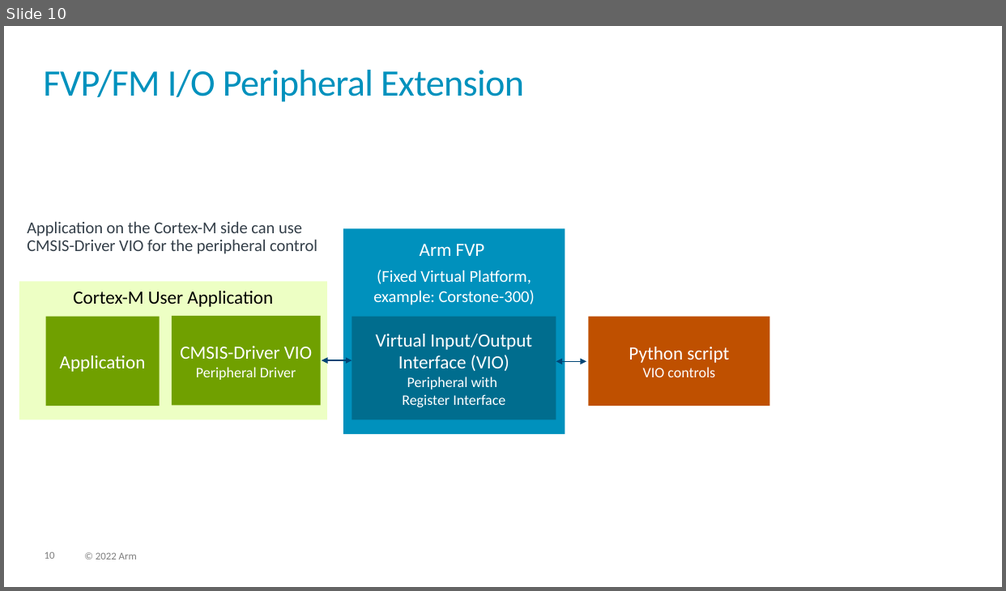
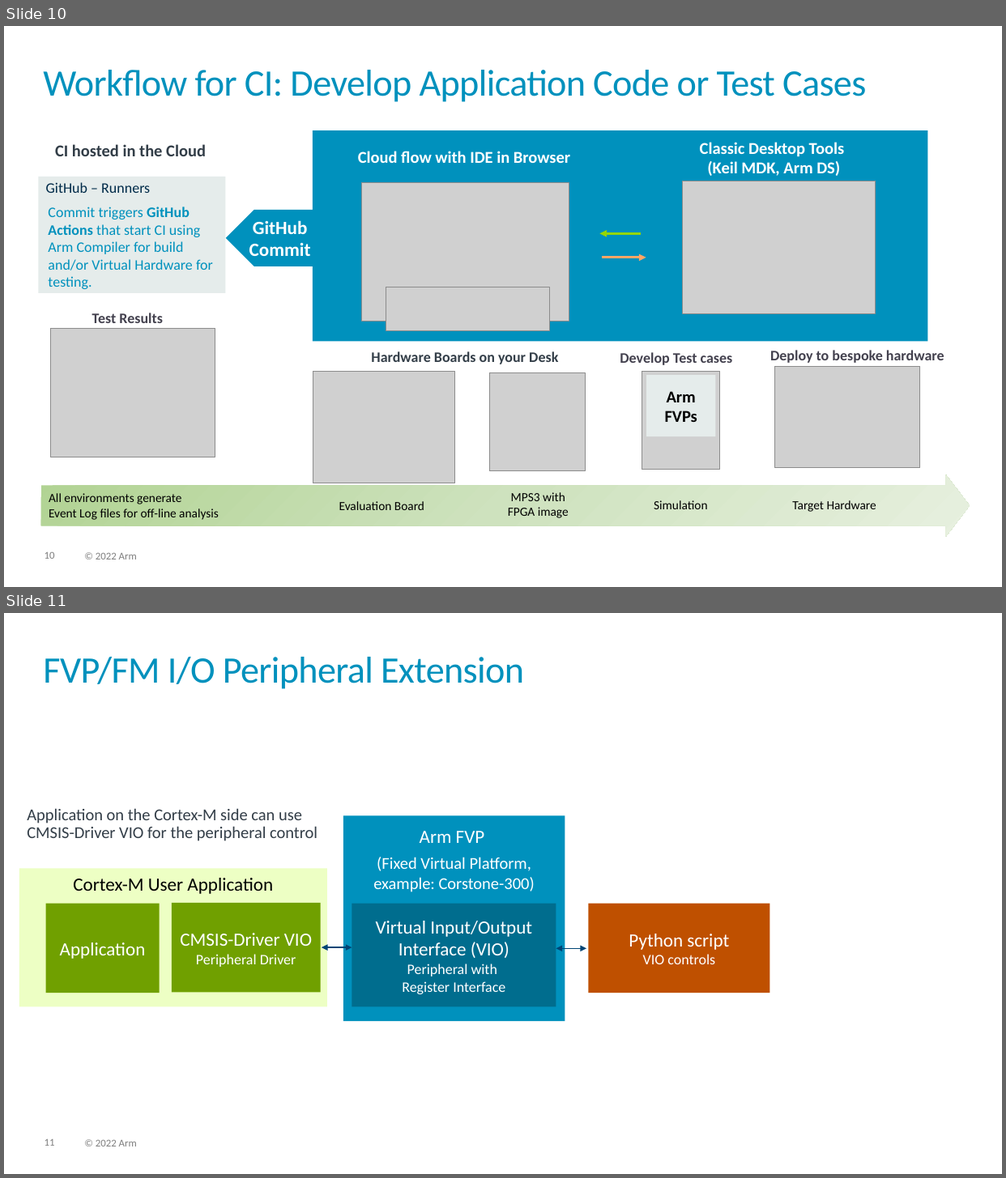
Before and after one commit to ARM-software/AVH, a slide deck: DoxyGen/overview/src/images/img_src.pptx. Shown one above the other, each under a label of ours: slide 10 before the commit, slides 10 and 11 after it. The pictures are 1006x591 and 1006x1178 pixels, drawn with LibreOffice and Linux fonts; fonts in the diff are those of the drawing; grey boxes stand for pictures; background and template pictures are left out. Boxes give left, top, right and bottom in pixels: in the first picture for what was removed or moved away, otherwise in the second. Text is boxed around its words. In the diff, an @@ line names an element or a change of style, - is before the commit and + after.

Commit message:
workflow image update

```diff
--- a/DoxyGen/overview/src/images/img_src.pptx
+++ b/DoxyGen/overview/src/images/img_src.pptx
@@ slide 10 added at (x1=4, y1=26, x2=1002, y2=587), background #FFFFFF; not listed: 2 template elements that a slide beside it also shows @@
@@ title added at (x1=43, y1=70, x2=866, y2=102), 36 pt, text #0091BD @@
+Workflow for CI: Develop Application Code or Test Cases
@@ text added at (x1=55, y1=144, x2=206, y2=156), 16 pt, text #333E48, bold @@
+CI hosted in the Cloud
@@ rectangle added at (x1=313, y1=130, x2=928, y2=342), fill #0091BD @@
@@ text added at (x1=700, y1=142, x2=845, y2=176), 16 pt, text #FFFFFF, bold @@
+Classic Desktop Tools
+(Keil MDK, Arm DS)
@@ text added at (x1=358, y1=151, x2=570, y2=163), 16 pt, text #FFFFFF, bold @@
+Cloud flow with IDE in Browser
@@ rectangle added at (x1=39, y1=177, x2=226, y2=293), fill #E5ECEB @@
@@ text added at (x1=46, y1=182, x2=150, y2=193), 14 pt, text #002B49 @@
+GitHub – Runners
@@ picture added at (x1=362, y1=182, x2=569, y2=322) @@
@@ picture added at (x1=682, y1=181, x2=876, y2=314) @@
@@ text added at (x1=48, y1=207, x2=213, y2=289), 14 pt, text #0091BD @@
+Commit triggers GitHub Actions that start CI using Arm Compiler for build and/or Virtual Hardware for testing.
@@ pentagon arrow added at (x1=226, y1=210, x2=320, y2=267), fill #0091BD, 18 pt, text #FFFFFF, bold @@
+GitHub
+Commit
@@ arrow added from (641, 233) to (600, 233), #95D600 2.25 pt @@
@@ arrow added from (602, 258) to (646, 258), #FFA666 2.25 pt @@
@@ picture added at (x1=386, y1=288, x2=550, y2=331) @@
@@ text added at (x1=92, y1=313, x2=163, y2=323), 14 pt, text #43414E, bold @@
+Test Results
@@ picture added at (x1=50, y1=328, x2=216, y2=457) @@
@@ text added at (x1=371, y1=352, x2=558, y2=365), 14 pt, text #333E48, bold @@
+Hardware Boards on your Desk
@@ text added at (x1=620, y1=352, x2=733, y2=365), 14 pt, text #43414E, bold @@
+Develop Test cases
@@ text added at (x1=770, y1=350, x2=944, y2=363), 14 pt, text #43414E, bold @@
+Deploy to bespoke hardware
@@ picture added at (x1=313, y1=372, x2=454, y2=484) @@
@@ picture added at (x1=489, y1=373, x2=585, y2=472) @@
@@ picture added at (x1=641, y1=372, x2=720, y2=470) @@
@@ rectangle added at (x1=646, y1=376, x2=715, y2=437), fill #E5ECEB, 16 pt, text #000000, bold @@
+Arm
+FVPs
@@ picture added at (x1=775, y1=367, x2=920, y2=467) @@
@@ right arrow added at (x1=40, y1=476, x2=970, y2=537), fill gradient #B2D394 to #CFE2BF to #E7F0E0 @@
@@ text added at (x1=49, y1=493, x2=219, y2=520), 12 pt, text #000000 @@
+All environments generate
+Event Log files for off-line analysis
@@ text added at (x1=339, y1=501, x2=424, y2=510), 12 pt, text #000000 @@
+Evaluation Board
@@ text added at (x1=508, y1=493, x2=569, y2=518), 12 pt, text #000000 @@
+MPS3 with
+FPGA image
@@ text added at (x1=654, y1=501, x2=707, y2=510), 12 pt, text #000000 @@
+Simulation
@@ text added at (x1=792, y1=501, x2=876, y2=512), 12 pt, text #000000 @@
+Target Hardware
@@ what was slide 10 is now slide 11 @@
@@ page number at (x1=44, y1=1139, x2=55, y2=1146): text changed @@
-10
+11
```
Also in this commit, not shown: 1 slide changed, 5 slides removed, 1 other file.
